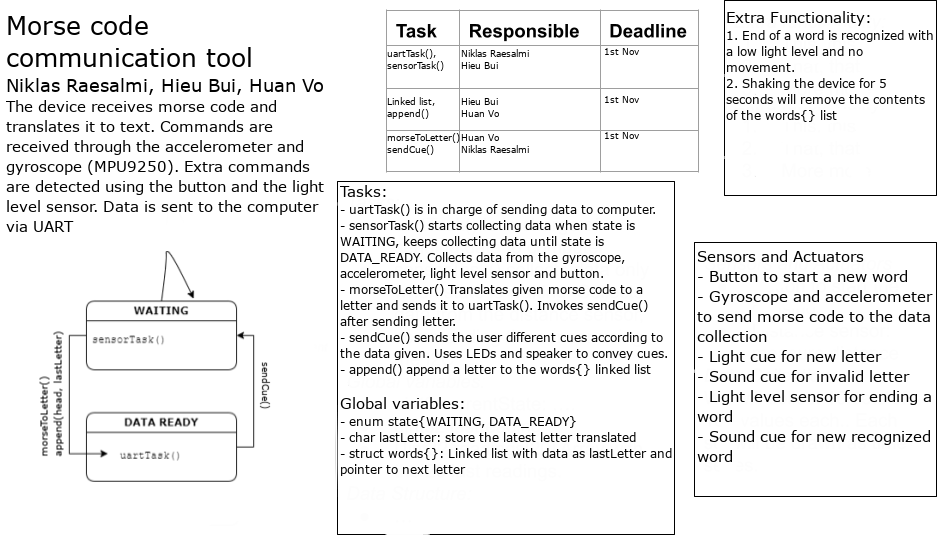
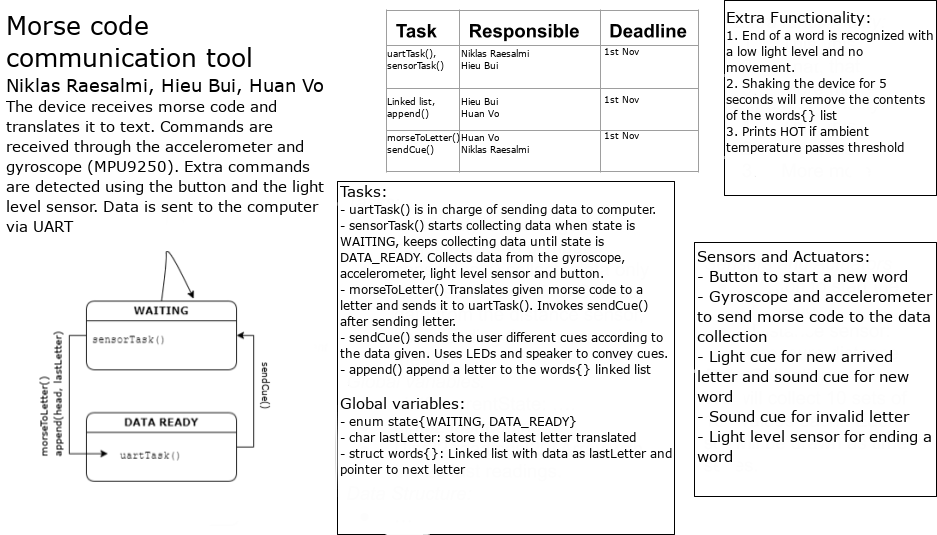
Layers edited between the first and the second 937 × 535 image:
renamed "Sensors and Actuators ..." to "Sensors and Actuators: ...", painted on it over [697, 254, 931, 445]
painted on "Extra Functionality: ..." over [726, 126, 904, 154]
